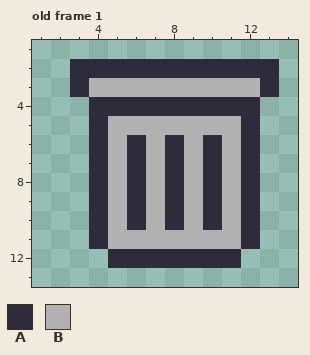
Edited in one commit: pixel-art file (project SpaceTycoon/Aseprite edit/Basic UI/Trash UI.aseprite). This is how it looked before the edit.
16x16 pixels, 1 frame. Shown: old frame 1: x 1..14, y 1..13.
Palette (. is transparent): A #2e2c3b  B #b1b1b1
Pixels before, old frame 1, first column x 3:
 2 AAAAAAAAAAA
 3 ABBBBBBBBBA
 4 .AAAAAAAAA.
 5 .ABBBBBBBA.
 6 .ABABABABA.
 7 .ABABABABA.
 8 .ABABABABA.
 9 .ABABABABA.
10 .ABABABABA.
11 .ABBBBBBBA.
12 ..AAAAAAA..
Once edited:
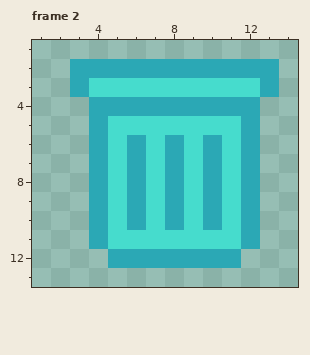
A new or re-ordered frame is compared with the old frame closest to it.
Change:
frames 1 -> 2
colour A: #2e2c3b -> #2ba8b5
colour B: #b1b1b1 -> #46dccd
Pixel boxes of the changes (left, top, right, bottom) in both pictures:
changed: (70, 59, 279, 268)
